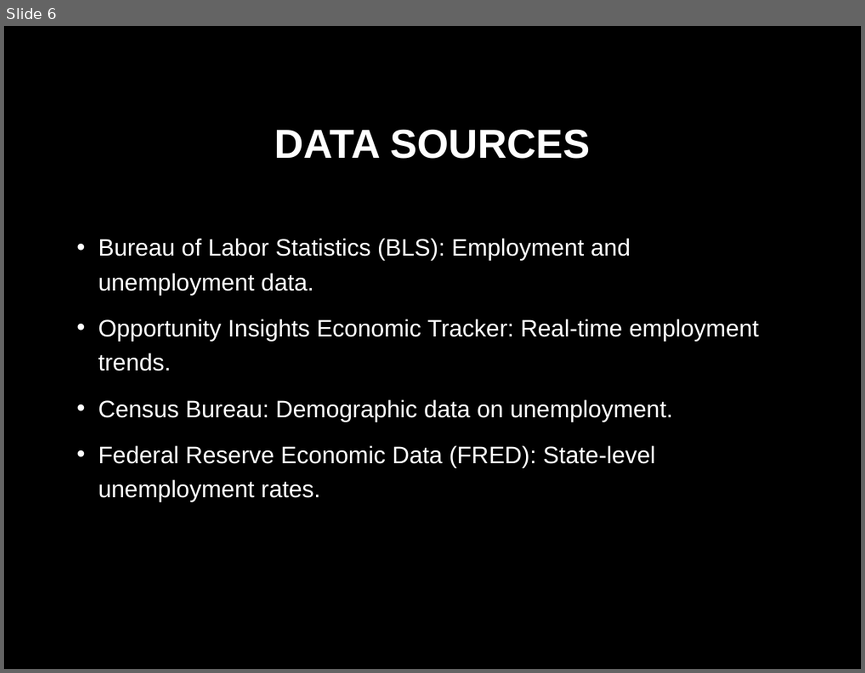
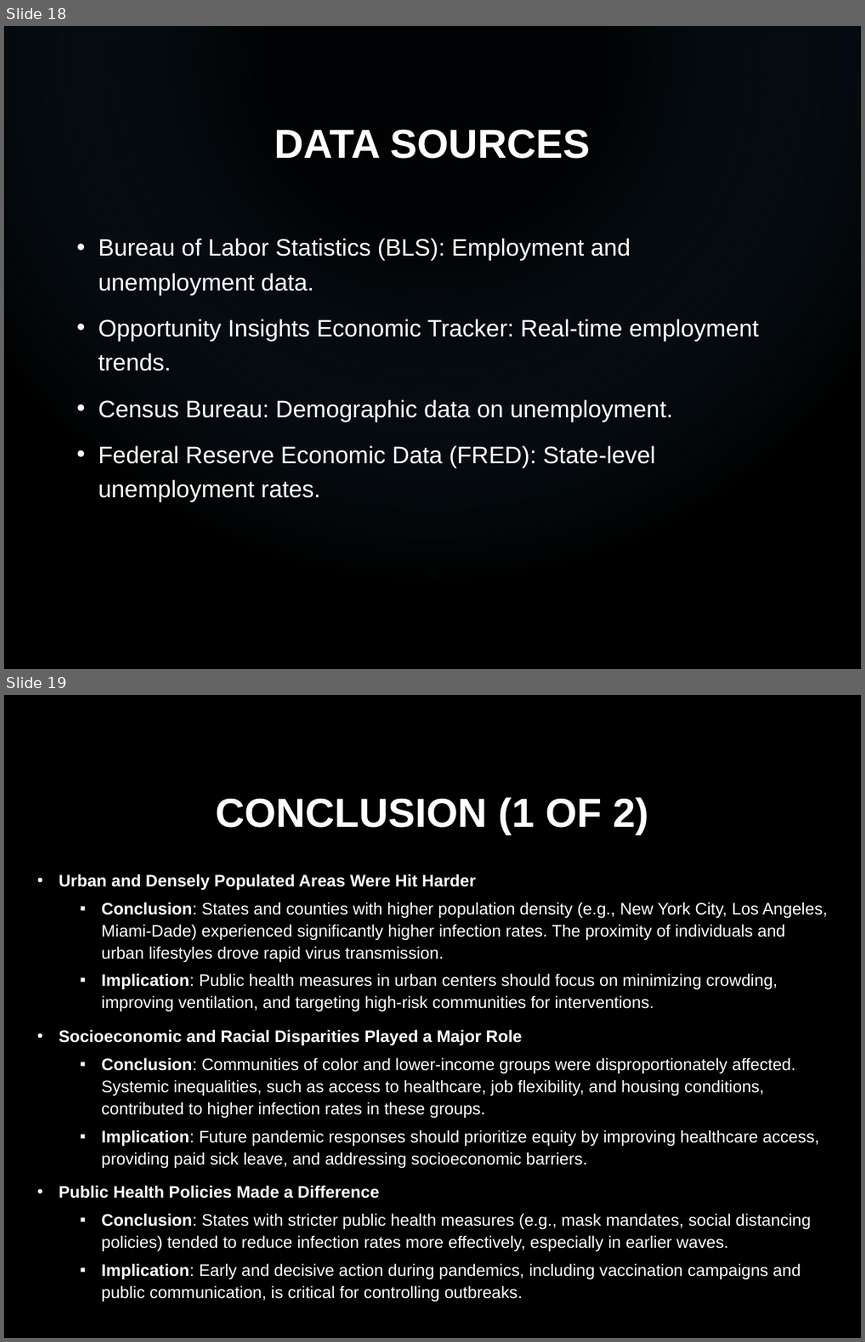
Before and after one commit to ryancmedina/project-one, a slide deck: Infection_Trends_COVID19_Presentation.pptx. Shown one above the other, each under a label of ours: slide 6 before the commit, slides 18 and 19 after it. The pictures are 865x673 and 865x1342 pixels, drawn with LibreOffice and Linux fonts; fonts in the diff are those of the drawing; background and template pictures are left out. Boxes give left, top, right and bottom in pixels: in the first picture for what was removed or moved away, otherwise in the second. Text is boxed around its words. In the diff, an @@ line names an element or a change of style, - is before the commit and + after.

```diff
--- a/Infection_Trends_COVID19_Presentation.pptx
+++ b/Infection_Trends_COVID19_Presentation.pptx
@@ slide 19 added at (4,695,861,1338), background picture (left out) @@
@@ title added at (216,797,648,835), 34 pt, text #FFFFFF, bold @@
+CONCLUSION (1 OF 2)
@@ text added at (58,873,827,1301), 14 pt, text #FFFFFF @@
+• Urban and Densely Populated Areas Were Hit Harder
+  ▪ Conclusion: States and counties with higher population density (e.g., New York City, Los Angeles, Miami-Dade) experienced significantly higher infection rates. The proximity of individuals and urban lifestyles drove rapid virus transmission.
+  ▪ Implication: Public health measures in urban centers should focus on minimizing crowding, improving ventilation, and targeting high-risk communities for interventions.
+• Socioeconomic and Racial Disparities Played a Major Role
+  ▪ Conclusion: Communities of color and lower-income groups were disproportionately affected. Systemic inequalities, such as access to healthcare, job flexibility, and housing conditions, contributed to higher infection rates in these groups.
+  ▪ Implication: Future pandemic responses should prioritize equity by improving healthcare access, providing paid sick leave, and addressing socioeconomic barriers.
+• Public Health Policies Made a Difference
+  ▪ Conclusion: States with stricter public health measures (e.g., mask mandates, social distancing policies) tended to reduce infection rates more effectively, especially in earlier waves.
+  ▪ Implication: Early and decisive action during pandemics, including vaccination campaigns and public communication, is critical for controlling outbreaks.
@@ what was slide 6 is now slide 18 @@
@@ slide 18 changed as well @@
@@ rectangle added at (4,26,861,669), fill gradient #1F445F to #000000 @@
```
Also in this commit, not shown: 4 other slides changed, 15 other slides added, 2 slides removed.
